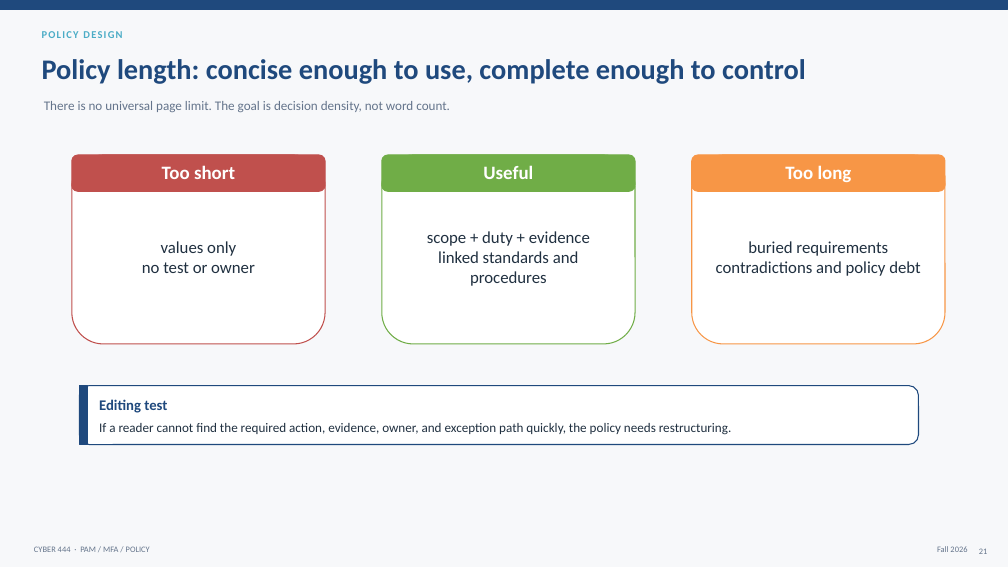
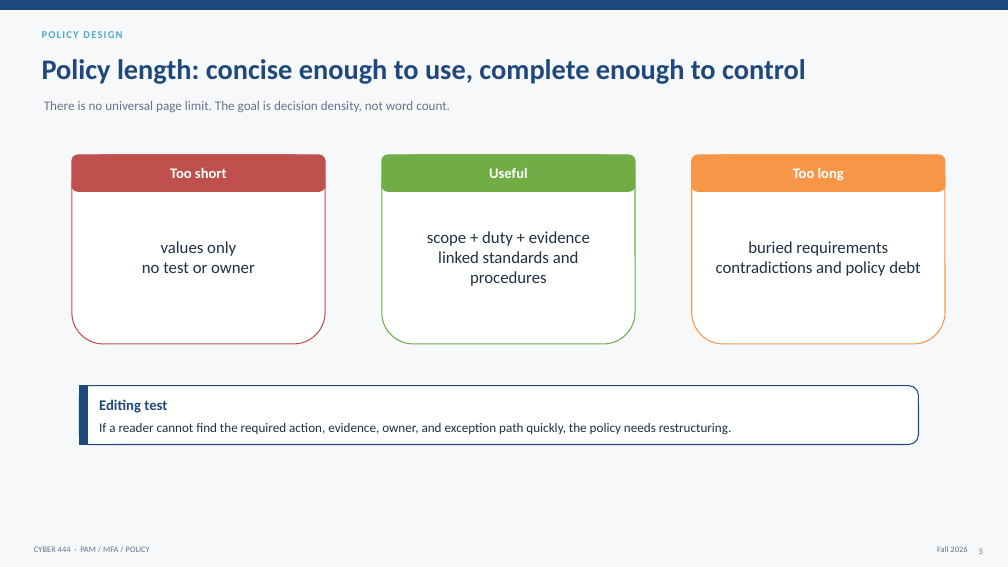
Before and after one commit to BYU-CYBER-444/byu-cyber-444.github.io, a slide deck: slide 5 of lectures/CYBER444_Week06_SSH_CA_PAM_MFA_and_Enterprise_Policy.pptx (slide 21 before the commit). Drawn at 1008x567 pixels with LibreOffice and Linux fonts; fonts in the diff are those of the drawing. Boxes give left, top, right and bottom in pixels: in the first picture for what was removed or moved away, otherwise in the second. Text is boxed around its words. In the diff, an @@ line names an element or a change of style, - is before the commit and + after.

```diff
--- a/lectures/CYBER444_Week06_SSH_CA_PAM_MFA_and_Enterprise_Policy.pptx
+++ b/lectures/CYBER444_Week06_SSH_CA_PAM_MFA_and_Enterprise_Policy.pptx
@@ size 18 to 13.9 pt in 3 elements at bbox=[170, 167, 227, 178], bbox=[489, 167, 528, 178], bbox=[793, 167, 844, 181] @@
@@ page number at bbox=[979, 548, 983, 554]: text changed @@
-21
+5
```
Also in this commit, not shown: 5 other slides changed, 7 slides added, 31 slides removed.
